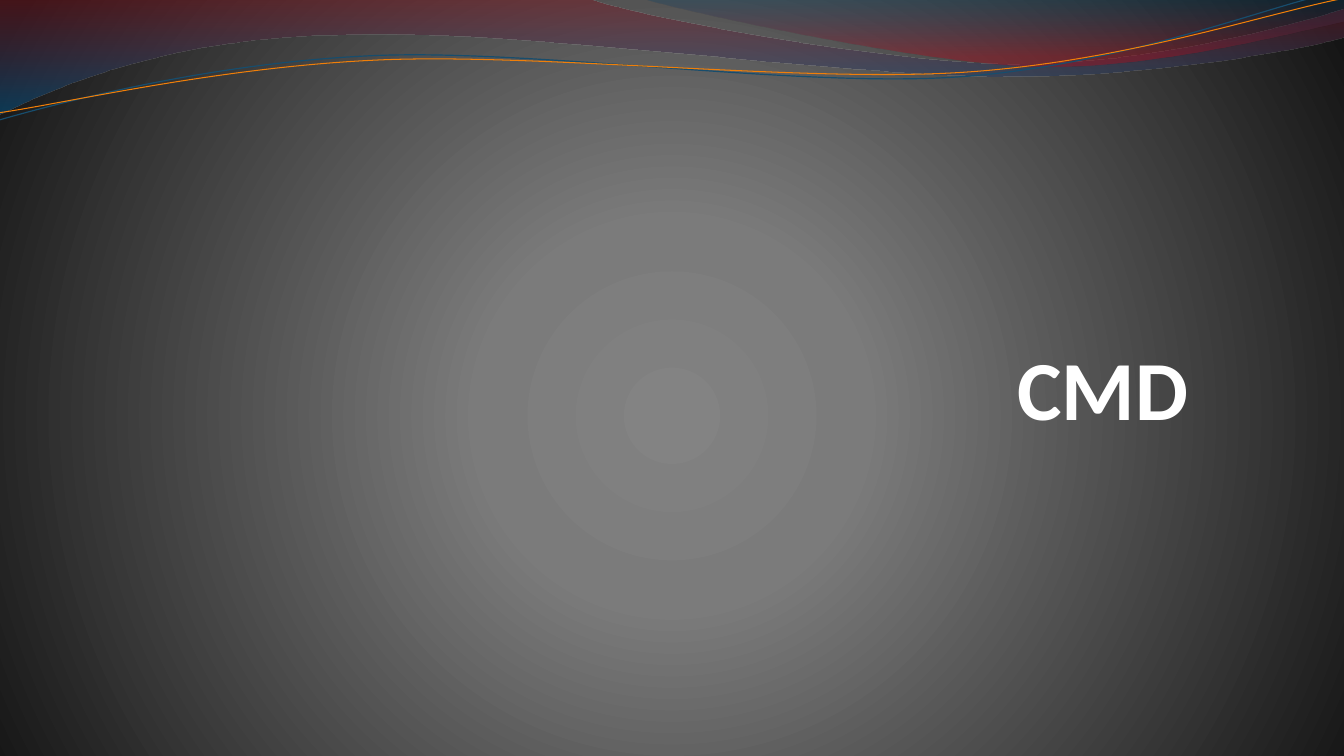
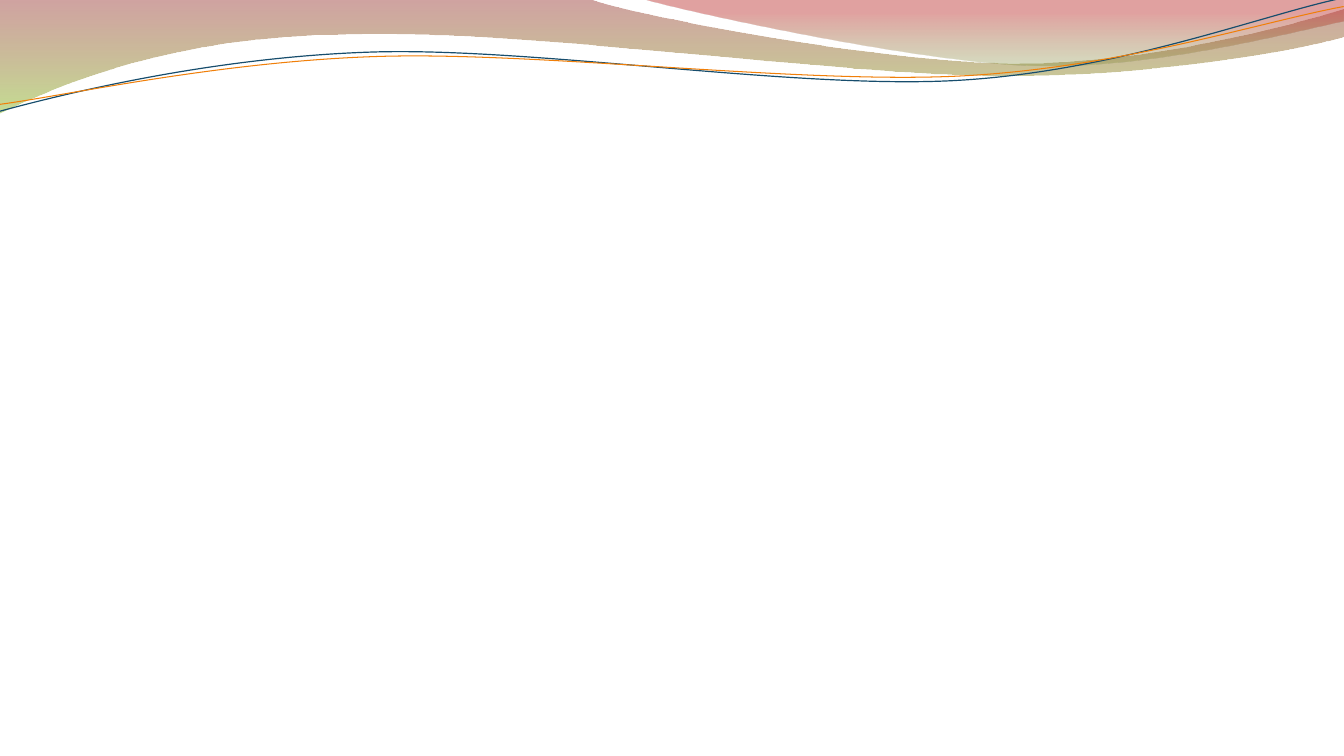
Before and after one commit to jerebenitez/2017-UNC-IngSoft-cmd, a slide deck: slide 1 of docs/Pesentación.pptx. Drawn at 1344x756 pixels with LibreOffice and Linux fonts; fonts in the diff are those of the drawing. Boxes give left, top, right and bottom in pixels: in the first picture for what was removed or moved away, otherwise in the second. Text is boxed around its words. In the diff, an @@ line names an element or a change of style, - is before the commit and + after.

```diff
--- a/docs/Pesentación.pptx
+++ b/docs/Pesentación.pptx
@@ background gradient #848484 to #7C7C7C to #161616 to #FFFFFF @@
@@ freeform shape at [0, 0, 1344, 114]: fill gradient #7E1621 to #005689 to gradient #973330 to #95C238; outline redrawn @@
@@ freeform shape: place and size @@
-freeform shape at [0, 0, 1344, 125]
+freeform shape at [0, 0, 1344, 118]
@@ freeform shape at [0, 0, 1344, 118]: outline #184E6D 0.85 pt to #174D6D 0.85 pt @@
@@ freeform shape: place and size @@
-freeform shape at [0, 0, 1344, 120]
+freeform shape at [0, 6, 1344, 113]
@@ freeform shape at [0, 6, 1344, 113]: outline #F07F09 0.75 pt to #F07F09 0.74 pt @@
@@ freeform shape at [644, 0, 1344, 70]: fill gradient #094467 to #A10F1F to gradient #769537 to #BE3330; outline redrawn @@
@@ title removed at [1017, 365, 1188, 421] @@
-CMD
```
Also in this commit, not shown: 23 other slides changed, 1 slide added.
